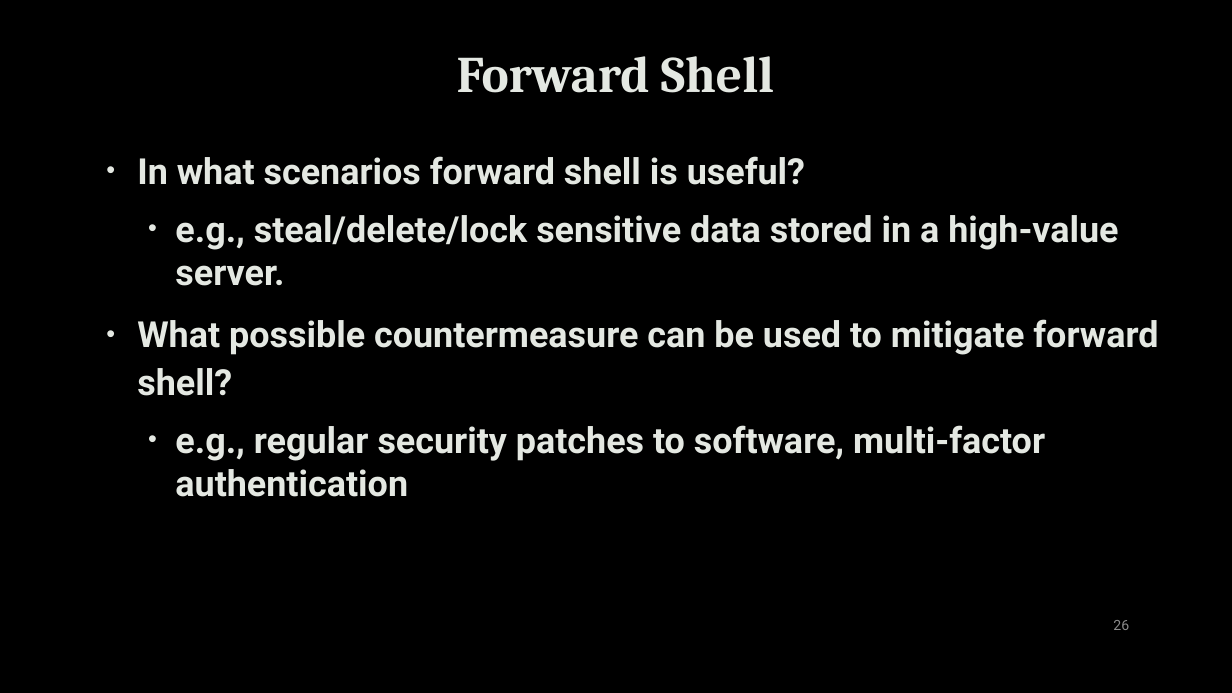
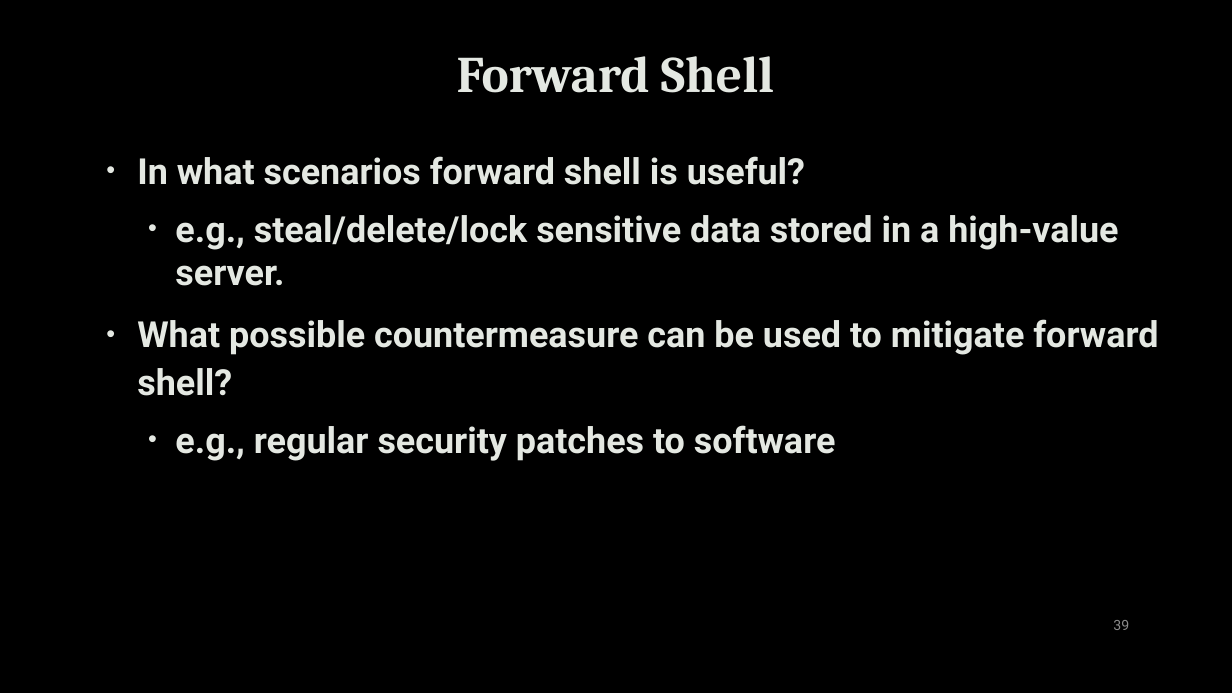
Before and after one commit to uwacyber/cits1003, a slide deck: slide 39 of cits1003-lecture_slides/CITS1003-3 NetworkAndComputers-exercises.pptx (slide 26 before the commit). Drawn at 1232x693 pixels with LibreOffice and Linux fonts; fonts in the diff are those of the drawing; background and template pictures are left out. Boxes give left, top, right and bottom in pixels: in the first picture for what was removed or moved away, otherwise in the second. Text is boxed around its words. In the diff, an @@ line names an element or a change of style, - is before the commit and + after.

```diff
--- a/cits1003-lecture_slides/CITS1003-3 NetworkAndComputers-exercises.pptx
+++ b/cits1003-lecture_slides/CITS1003-3 NetworkAndComputers-exercises.pptx
@@ text at (x1=175, y1=425, x2=836, y2=461): text changed @@
-  • e.g., regular security patches to software, multi-factor authentication
+  • e.g., regular security patches to software
@@ page number at (x1=1113, y1=620, x2=1129, y2=630): text changed @@
-26
+39
```
Also in this commit, not shown: 18 other slides changed, 15 slides added, 1 slide removed.
